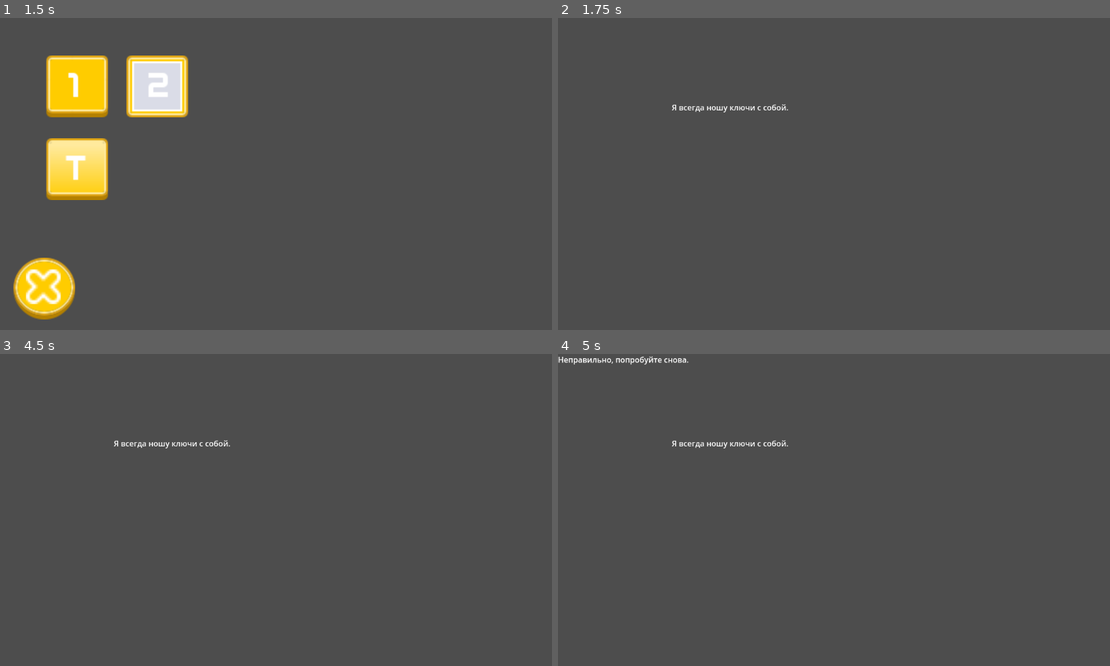
Above: before the commit, frames 1-4 (two rows, left to right).
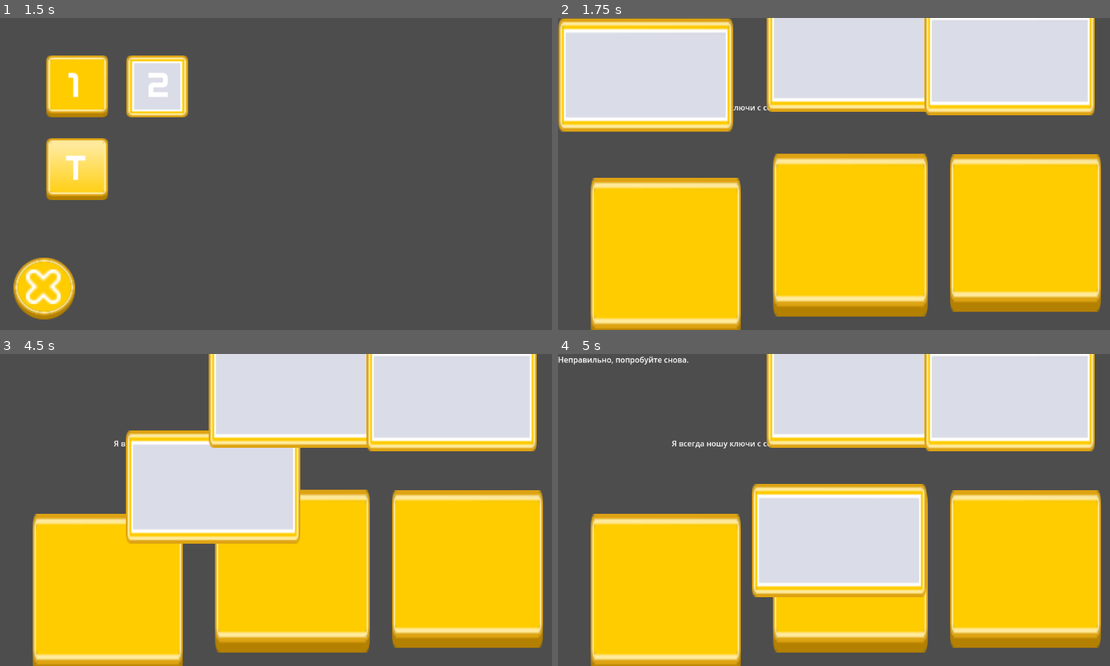
Above: after the commit, the same moments.

Repository: SirKorba/Kenney_Jam_Game
Game: Godot game, scene res://Scenes/MainMenu.tscn
Same seed, same stepped clock (60 frames per second), same inputs: the game is played once before the commit and once after it.
Inputs (mouse positions are in pixels of both pictures, inside the frame that each line leads up to):
- Up to frame 1 (1.5 s): click "Start" at 0.5 s; click "T" at 1.25 s
- Up to frame 2 (1.75 s): no input
- Up to frame 3 (4.5 s): tap Enter at 2, 3.5 s; drag from (110, 591) to (292, 569) at 2.02 s; tap Space at 2.75, 4.25 s; drag from (292, 569) to (110, 591) at 2.77 s; move the mouse to (469, 572) at 3.52 s; click (469, 572) at 3.67 s; drag from (88, 410) to (292, 569) at 4.27 s
- Up to frame 4 (5 s): no input

Frame 1 is identical in both runs. In frame 2, 71% of the frame differs, in the area x 0-99%, y 0-100%; in frame 3, 67%; in frame 4, 62%.

Commit message:
Refactoring code in Test_level.gd

Diff:
--- a/Scenes/Levels/Test_level.tscn
+++ b/Scenes/Levels/Test_level.tscn
@@ -1,6 +1,8 @@
-[gd_scene load_steps=4 format=3 uid="uid://cidjo03p12tu2"]
+[gd_scene load_steps=6 format=3 uid="uid://cidjo03p12tu2"]
 
 [ext_resource type="Script" path="res://Scripts/Test_level.gd" id="1_ouij6"]
+[ext_resource type="Texture2D" uid="uid://b40165yoow0br" path="res://Sprites/Ui/button_rectangle_depth_flat.svg" id="2_ynjbk"]
+[ext_resource type="Texture2D" uid="uid://kdfqfc3tfpld" path="res://Sprites/Ui/button_rectangle_border.svg" id="3_1glx2"]
 
 [sub_resource type="RectangleShape2D" id="RectangleShape2D_r0hsp"]
 size = Vector2(320.307, 331.26)
@@ -35,6 +37,11 @@
 position = Vector2(47.6144, 28.5192)
 shape = SubResource("RectangleShape2D_r0hsp")
 
+[node name="Sprite2D" type="Sprite2D" parent="person1"]
+position = Vector2(47.5, 33)
+scale = Vector2(1.61979, 5.21875)
+texture = ExtResource("2_ynjbk")
+
 [node name="person2" type="Control" parent="."]
 layout_mode = 3
 anchors_preset = 0
@@ -48,6 +55,11 @@
 [node name="CollisionShape2D" type="CollisionShape2D" parent="person2/Person2_Area"]
 position = Vector2(132, 82)
 shape = SubResource("RectangleShape2D_r0hsp")
+
+[node name="Sprite2D" type="Sprite2D" parent="person2"]
+position = Vector2(132.5, 83)
+scale = Vector2(1.67188, 5.28125)
+texture = ExtResource("2_ynjbk")
 
 [node name="person3" type="Control" parent="."]
 layout_mode = 3
@@ -64,6 +76,11 @@
 position = Vector2(134, 127)
 shape = SubResource("RectangleShape2D_r0hsp")
 
+[node name="Sprite2D" type="Sprite2D" parent="person3"]
+position = Vector2(138.5, 101.5)
+scale = Vector2(1.63021, 5.10938)
+texture = ExtResource("2_ynjbk")
+
 [node name="Item1" type="Area2D" parent="."]
 position = Vector2(63.0527, 71.2513)
 
@@ -71,11 +88,21 @@
 position = Vector2(118.447, 47.2487)
 shape = SubResource("RectangleShape2D_rg8fs")
 
+[node name="Sprite2D" type="Sprite2D" parent="Item1"]
+position = Vector2(118.947, 47.2487)
+scale = Vector2(1.88542, 3.67188)
+texture = ExtResource("3_1glx2")
+
 [node name="Item2" type="Area2D" parent="."]
 position = Vector2(610.754, 76.9051)
 
 [node name="CollisionShape2D" type="CollisionShape2D" parent="Item2"]
 shape = SubResource("RectangleShape2D_rg8fs")
+
+[node name="Sprite2D" type="Sprite2D" parent="Item2"]
+position = Vector2(0.745949, 4.09491)
+scale = Vector2(1.85938, 3.5625)
+texture = ExtResource("3_1glx2")
 
 [node name="Item3" type="Area2D" parent="."]
 position = Vector2(936.024, 91.0473)
@@ -83,6 +110,11 @@
 [node name="CollisionShape2D" type="CollisionShape2D" parent="Item3"]
 shape = SubResource("RectangleShape2D_rg8fs")
 
+[node name="Sprite2D" type="Sprite2D" parent="Item3"]
+position = Vector2(0.976036, -2.0473)
+scale = Vector2(1.83854, 3.53125)
+texture = ExtResource("3_1glx2")
+
 [connection signal="mouse_entered" from="person1/Person1_Area" to="." method="_on_Person1_Area_mouse_entered"]
 [connection signal="mouse_entered" from="person2/Person2_Area" to="." method="_on_Person2_Area_mouse_entered"]
 [connection signal="mouse_entered" from="person3/Person3_Area" to="." method="_on_Person3_Area_mouse_entered"]
--- a/Scripts/Test_level.gd
+++ b/Scripts/Test_level.gd
@@ -24,7 +24,7 @@
 	$HintLabel.text = hints[person]
 
 # Обработчики для перетаскивания предметов
-func _on_Item1_input_event(viewport, event, shape_idx):
+func _on_Item1_input_event(_viewport, event, _shape_idx):
 	if event is InputEventMouseButton and event.button_index == MOUSE_BUTTON_LEFT:
 		if event.pressed:
 			selected_item = $Item1
@@ -32,7 +32,7 @@
 		else:
 			dragging = false
 
-func _on_Item2_input_event(viewport, event, shape_idx):
+func _on_Item2_input_event(_viewport, event, _shape_idx):
 	if event is InputEventMouseButton and event.button_index == MOUSE_BUTTON_LEFT:
 		if event.pressed:
 			selected_item = $Item2
@@ -40,7 +40,7 @@
 		else:
 			dragging = false
 
-func _on_Item3_input_event(viewport, event, shape_idx):
+func _on_Item3_input_event(_viewport, event, _shape_idx):
 	if event is InputEventMouseButton and event.button_index == MOUSE_BUTTON_LEFT:
 		if event.pressed:
 			selected_item = $Item3
@@ -63,20 +63,26 @@
 
 # Привязка сигналов кнопок
 func _ready():
-	$Item1.connect("input_event", Callable(self, "_on_Item1_input_event"))
-	$Item2.connect("input_event", Callable(self, "_on_Item2_input_event"))
-	$Item3.connect("input_event", Callable(self, "_on_Item3_input_event"))
+	if !$Item1.is_connected("input_event", Callable(self, "_on_Item1_input_event")):
+		$Item1.connect("input_event", Callable(self, "_on_Item1_input_event"))
+	if !$Item2.is_connected("input_event", Callable(self, "_on_Item2_input_event")):
+		$Item2.connect("input_event", Callable(self, "_on_Item2_input_event"))
+	if !$Item3.is_connected("input_event", Callable(self, "_on_Item3_input_event")):
+		$Item3.connect("input_event", Callable(self, "_on_Item3_input_event"))
 
-	$person1/Person1_Area.connect("mouse_entered", Callable(self, "_on_Person1_Area_mouse_entered"))
-	$person2/Person2_Area.connect("mouse_entered", Callable(self, "_on_Person2_Area_mouse_entered"))
-	$person3/Person3_Area.connect("mouse_entered", Callable(self, "_on_Person3_Area_mouse_entered"))
+	if !$person1/Person1_Area.is_connected("mouse_entered", Callable(self, "_on_Person1_Area_mouse_entered")):
+		$person1/Person1_Area.connect("mouse_entered", Callable(self, "_on_Person1_Area_mouse_entered"))
+	if !$person2/Person2_Area.is_connected("mouse_entered", Callable(self, "_on_Person2_Area_mouse_entered")):
+		$person2/Person2_Area.connect("mouse_entered", Callable(self, "_on_Person2_Area_mouse_entered"))
+	if !$person3/Person3_Area.is_connected("mouse_entered", Callable(self, "_on_Person3_Area_mouse_entered")):
+		$person3/Person3_Area.connect("mouse_entered", Callable(self, "_on_Person3_Area_mouse_entered"))
 
 	# Устанавливаем хинты
 	show_hint("Person1_Area")
 	show_hint("Person2_Area")
 	show_hint("Person3_Area")
 
-func _process(delta):
+func _process(_delta):
 	if dragging and selected_item:
 		var mousepos = get_viewport().get_mouse_position()
 		selected_item.position = Vector2(mousepos.x, mousepos.y)
